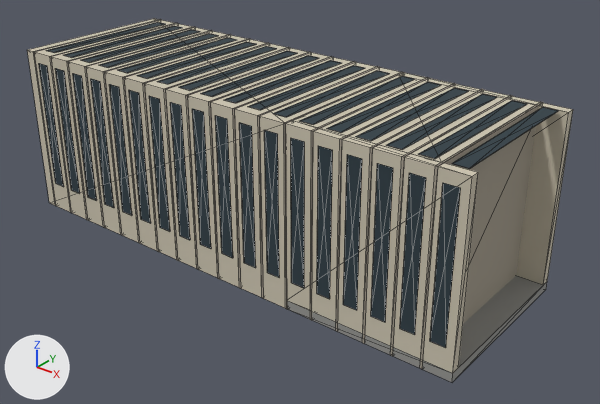
What one commit did to the glTF model assets/models/buildings/tw_fallen_section_lod1.glb.
Both versions are drawn from a camera (50 mm lens) standing at (66.2, -77.9, 55.9) and looking at (3.2, 0.8, 7.1). The lights are fixed; the arrows at lower left show +X, +Y and +Z. The older version comes first. Mesh edges are drawn as thin lines. Vertices at exactly the same position are counted once.

The first picture shows 'tw_fallen_section_lod1'.
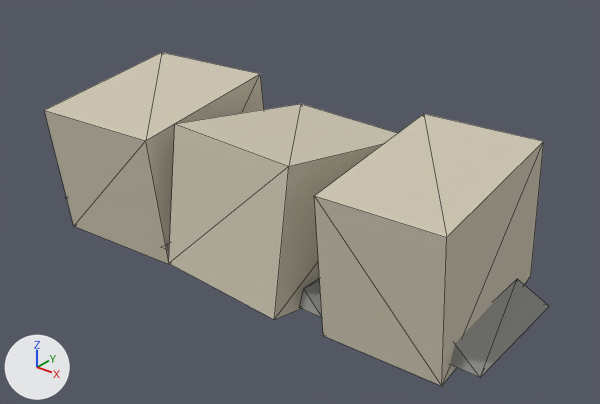
What differs and where, as boxes (x1, y1, x2, y2) in the pictures (600 x 404 px):
'tw_fallen_section_lod1', reshaped (7% narrower, 8% shorter): before (27, 18, 573, 382); after (44, 52, 549, 386)
part 1 of me_tw_fallen_section_lod1, rebuilt (41% narrower, 27% shorter): before (27, 18, 401, 308); after (44, 52, 264, 264)
part 2 of me_tw_fallen_section_lod1, deleted: before (33, 19, 559, 373)
part 3 of me_tw_fallen_section_lod1, reshaped: before (287, 73, 573, 382); after (65, 104, 549, 386)

Diff of the bpy script that builds the scene:
```diff
--- a/assets/models/buildings/tw_fallen_section_lod1.glb.py
+++ b/assets/models/buildings/tw_fallen_section_lod1.glb.py
@@ img_palette @@
+img_palette = load_image('palette', '_unpacked/palette', 64, 128, 'sRGB')
@@ mat_palette @@
+mat_palette = principled_material('palette')
+mat_palette.texture = img_palette
+mat_palette.roughness = 0.9
@@ me_tw_fallen_section_lod1 @@
 # used by ob_tw_fallen_section_lod1; location = (0.0, 0.0, 0.0)
-me_tw_fallen_section_lod1.from_pydata(...)  # 624 vertices, 936 faces; spans x -35.8..34.2, y -12.0..12.0, z 0.0..24.0
+me_tw_fallen_section_lod1.from_pydata(...)  # 48 vertices, 68 faces; spans x -36.0..36.0, y -13.9..13.9, z -4.1..19.7
+# me_tw_fallen_section_lod1 part 1: the loose piece of 8 vertices spanning x -35.8..11.4, y -12.0..12.0, z 0.0..24.0 is rebuilt with 8 vertices and now spans x -32.7..-11.3, y -13.6..13.6, z -2.9..19.4
+# me_tw_fallen_section_lod1 part 2: 75 loose pieces with 600 vertices, spanning x -34.4..34.2, y -12.0..12.0, z 0.0..24.0, are deleted
+# me_tw_fallen_section_lod1 part 3
+# 16 vertices are removed from x 11.4..34.2, y -12.0..12.0, z 0.0..24.0
+# 24 faces are deleted
+# 40 vertices are added at x -36.0..36.0, y -13.9..13.9, z -4.1..19.7
+# 16 new faces join them, mat_palette (picture img_palette)
+# 40 new faces join them, mat_palette_c (picture img_palette_c)
 me_tw_fallen_section_lod1.materials.append(mat_palette_c)
+me_tw_fallen_section_lod1.materials.append(mat_palette)  # picture img_palette
```
